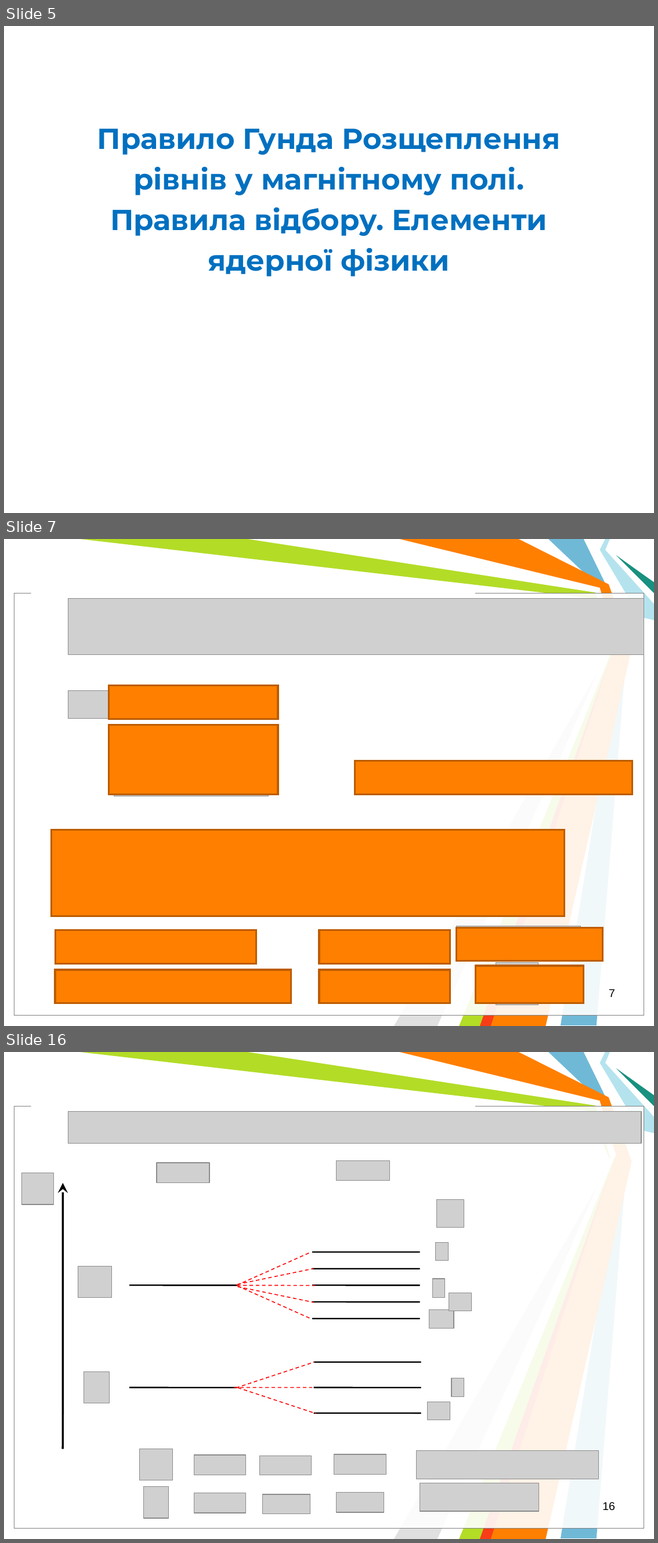
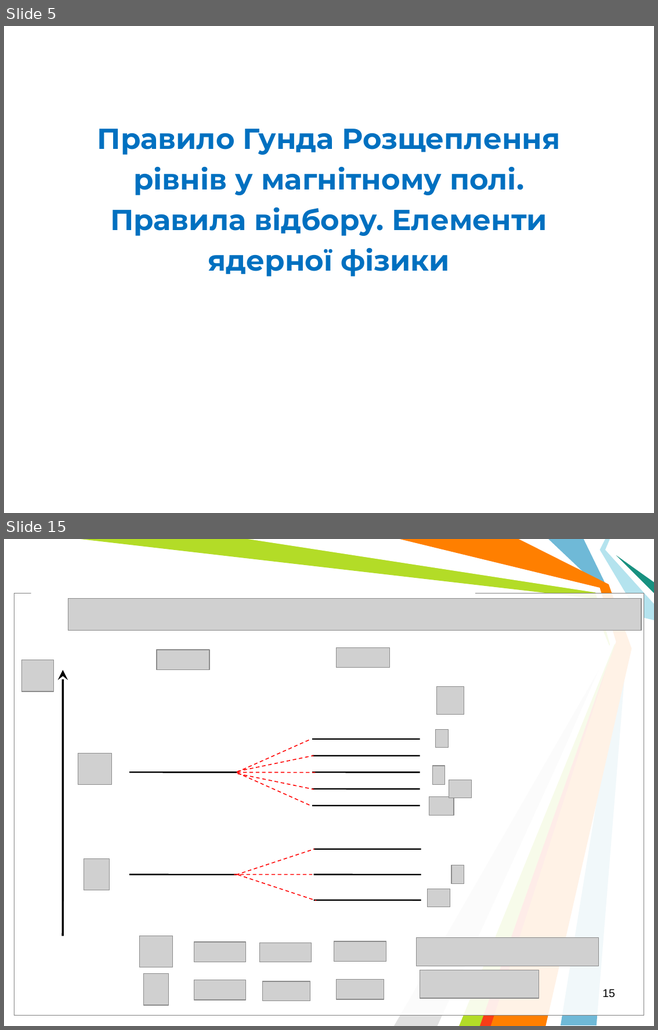
Before and after one commit to l432/NMK, a slide deck: Lecture/Chem/Lessons14/Less00_14s.ppt. Shown one above the other, each under a label of ours: slides 5, 7 and 16 before the commit, slides 5 and 15 after it; the slides between them are not shown. The pictures are 658x1543 and 658x1030 pixels, drawn with LibreOffice and Linux fonts; fonts in the diff are those of the drawing; grey boxes stand for pictures; background and template pictures are left out. Boxes give left, top, right and bottom in pixels: in the first picture for what was removed or moved away, otherwise in the second. Text is boxed around its words. In the diff, an @@ line names an element or a change of style, - is before the commit and + after.

```diff
--- a/Lecture/Chem/Lessons14/Less00_14s.ppt
+++ b/Lecture/Chem/Lessons14/Less00_14s.ppt
@@ slide 7 removed at (4, 539, 654, 1026), background #FFFFFF; not listed: 11 template elements that a slide beside it also shows @@
@@ picture removed at (68, 598, 643, 654) @@
@@ picture removed at (68, 691, 256, 719) @@
@@ rectangle removed at (108, 685, 278, 719) @@
@@ rectangle removed at (108, 725, 278, 794) @@
@@ picture removed at (114, 729, 278, 755) @@
@@ rectangle removed at (355, 761, 632, 795) @@
@@ picture removed at (507, 765, 632, 792) @@
@@ picture removed at (114, 770, 268, 797) @@
@@ rectangle removed at (52, 830, 565, 917) @@
@@ picture removed at (55, 932, 245, 963) @@
@@ rectangle removed at (55, 931, 256, 964) @@
@@ rectangle removed at (319, 931, 449, 964) @@
@@ picture removed at (456, 926, 580, 956) @@
@@ rectangle removed at (456, 928, 603, 961) @@
@@ picture removed at (55, 972, 291, 1004) @@
@@ rectangle removed at (55, 970, 291, 1004) @@
@@ rectangle removed at (319, 970, 449, 1004) @@
@@ rectangle removed at (476, 966, 583, 1004) @@
@@ picture removed at (496, 962, 538, 1005) @@
@@ page number removed at (608, 989, 615, 997) @@
-7
@@ what was slide 16 is now slide 15 @@
@@ page number at (602, 989, 615, 998): text changed @@
-16
+15
```
Also in this commit, not shown: 4 slides changed, 8 slides added, 8 other slides removed, 4 other files.
